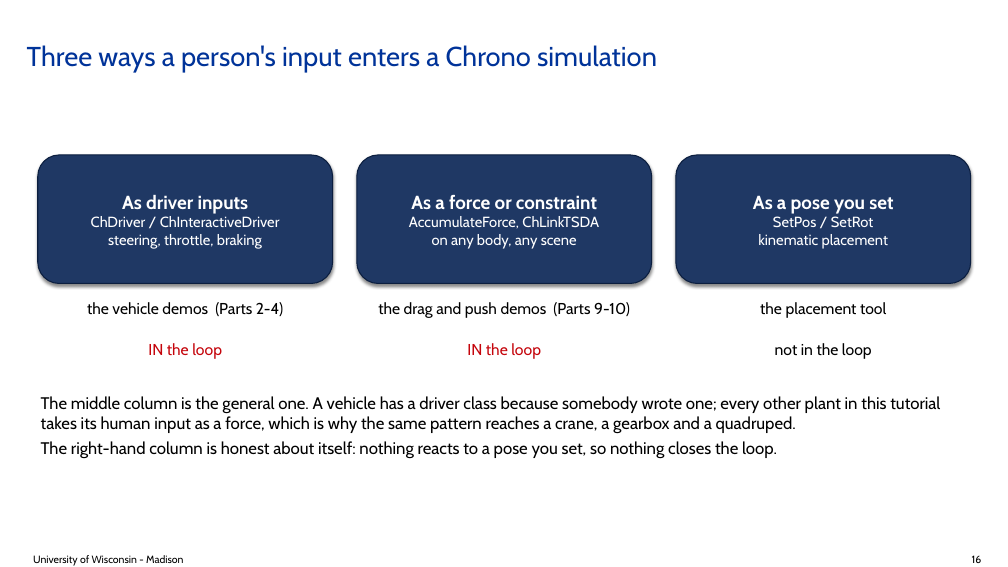
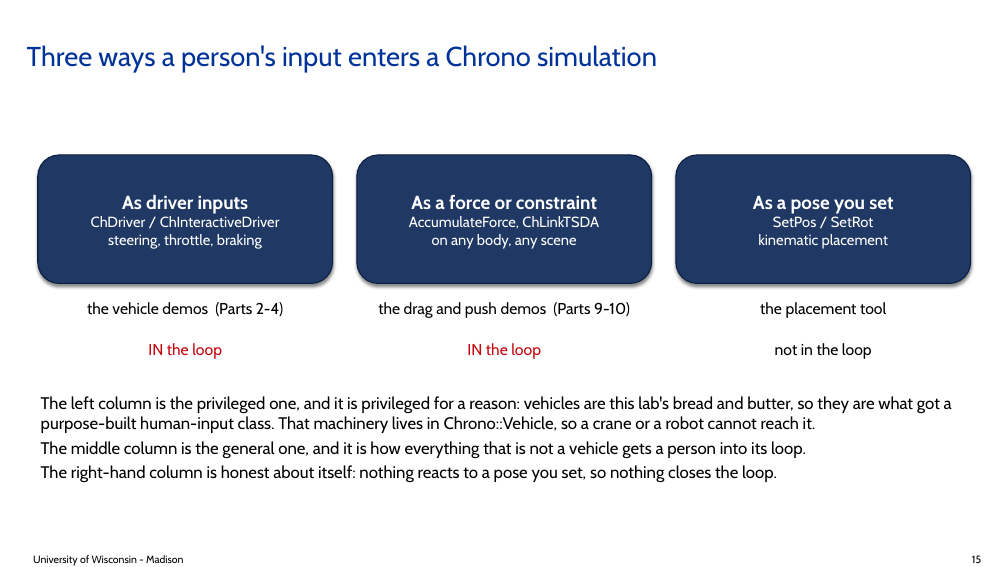
Before and after one commit to ksha23/chrono-hil-tutorial, a slide deck: slide 15 of tutorial_HIL_driver.pptx (slide 16 before the commit). Drawn at 1008x567 pixels with LibreOffice and Linux fonts; fonts in the diff are those of the drawing; background and template pictures are left out. Boxes give left, top, right and bottom in pixels: in the first picture for what was removed or moved away, otherwise in the second. Text is boxed around its words. In the diff, an @@ line names an element or a change of style, - is before the commit and + after.

```diff
--- a/tutorial_HIL_driver.pptx
+++ b/tutorial_HIL_driver.pptx
@@ text at (41, 396, 952, 458): text changed @@
-The middle column is the general one. A vehicle has a driver class because somebody wrote one; every other plant in this tutorial takes its human input as a force, which is why the same pattern reaches a crane, a gearbox and a quadruped.
+The left column is the privileged one, and it is privileged for a reason: vehicles are this lab's bread and butter, so they are what got a purpose-built human-input class. That machinery lives in Chrono::Vehicle, so a crane or a robot cannot reach it.
+The middle column is the general one, and it is how everything that is not a vehicle gets a person into its loop.
@@ text at (972, 555, 981, 563): text changed @@
-16
+15
```
Also in this commit, not shown: 19 other slides changed, 2 slides removed, 2 other files.
